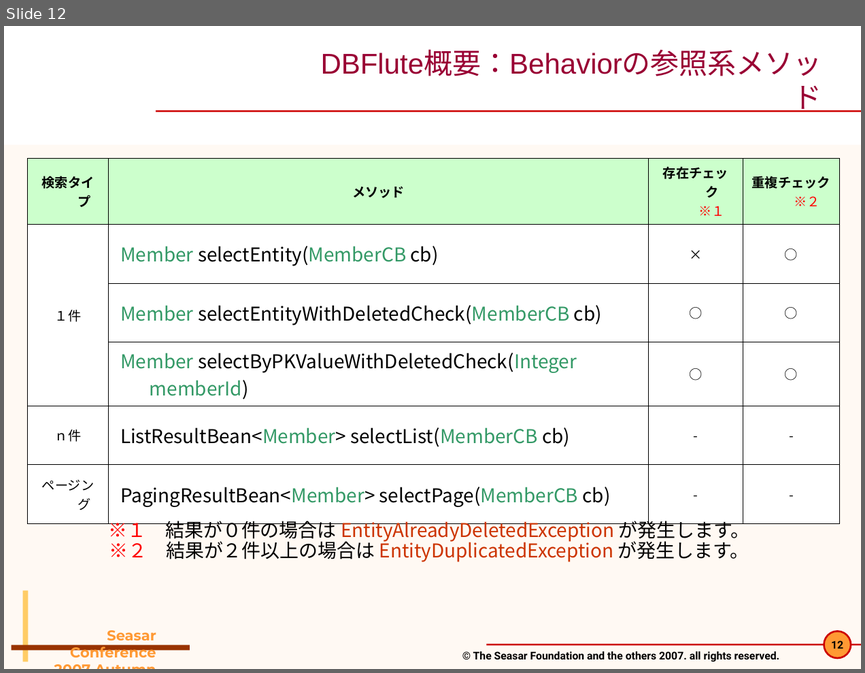
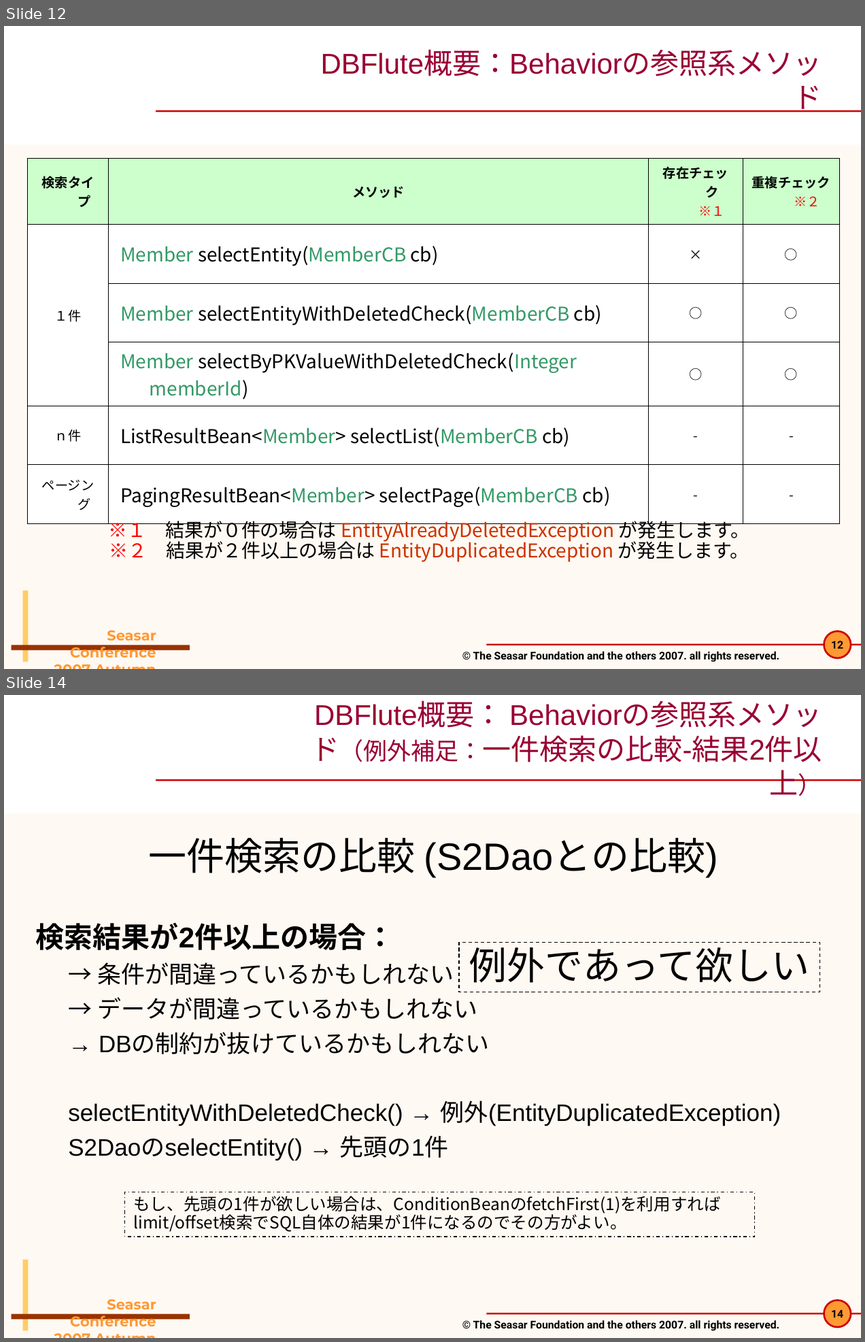
Before and after one commit to seasarorg/dbflute, a slide deck: dbflute/etc/doc/pres/sc2007a_2-DBFlute.ppt. Shown one above the other, each under a label of ours: slide 12 before the commit, slides 12 and 14 after it; the slides between them are not shown. The pictures are 865x673 and 865x1342 pixels, drawn with LibreOffice and Linux fonts; fonts in the diff are those of the drawing; background and template pictures are left out. Boxes give left, top, right and bottom in pixels: in the first picture for what was removed or moved away, otherwise in the second. Text is boxed around its words. In the diff, an @@ line names an element or a change of style, - is before the commit and + after.

```diff
--- a/dbflute/etc/doc/pres/sc2007a_2-DBFlute.ppt
+++ b/dbflute/etc/doc/pres/sc2007a_2-DBFlute.ppt
@@ slide 14 added at (x1=4, y1=695, x2=861, y2=1338), background #FFF9F3; not listed: 8 template elements that a slide beside it also shows @@
@@ title added at (x1=314, y1=702, x2=822, y2=762), 24 pt, text #990033 @@
+DBFlute概要： Behaviorの参照系メソッド（例外補足：一件検索の比較-結果2件以上）
@@ text added at (x1=36, y1=838, x2=781, y2=1160), 20 pt, text #000000 @@
+一件検索の比較 (S2Daoとの比較)
+検索結果が2件以上の場合：
+→ 条件が間違っているかもしれない
+→ データが間違っているかもしれない
+→ DBの制約が抜けているかもしれない
+selectEntityWithDeletedCheck() → 例外(EntityDuplicatedException)
+S2DaoのselectEntity() → 先頭の1件
@@ rectangle added at (x1=459, y1=942, x2=820, y2=991), outline #000000 0.74 pt dashed, 32 pt, text #000000 @@
+例外であって欲しい
@@ rectangle added at (x1=125, y1=1192, x2=755, y2=1236), outline #000000 0.74 pt dashed, 14 pt, text #000000 @@
+もし、先頭の1件が欲しい場合は、ConditionBeanのfetchFirst(1)を利用すれば
+limit/offset検索でSQL自体の結果が1件になるのでその方がよい。
```
Also in this commit, not shown: 5 slides changed, 2 other slides added.
